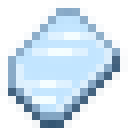
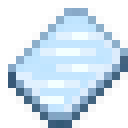
Comparing the layer stacks of the two 128x128 images. Changes:
painted on "color" over (0, 0, 128, 128)
